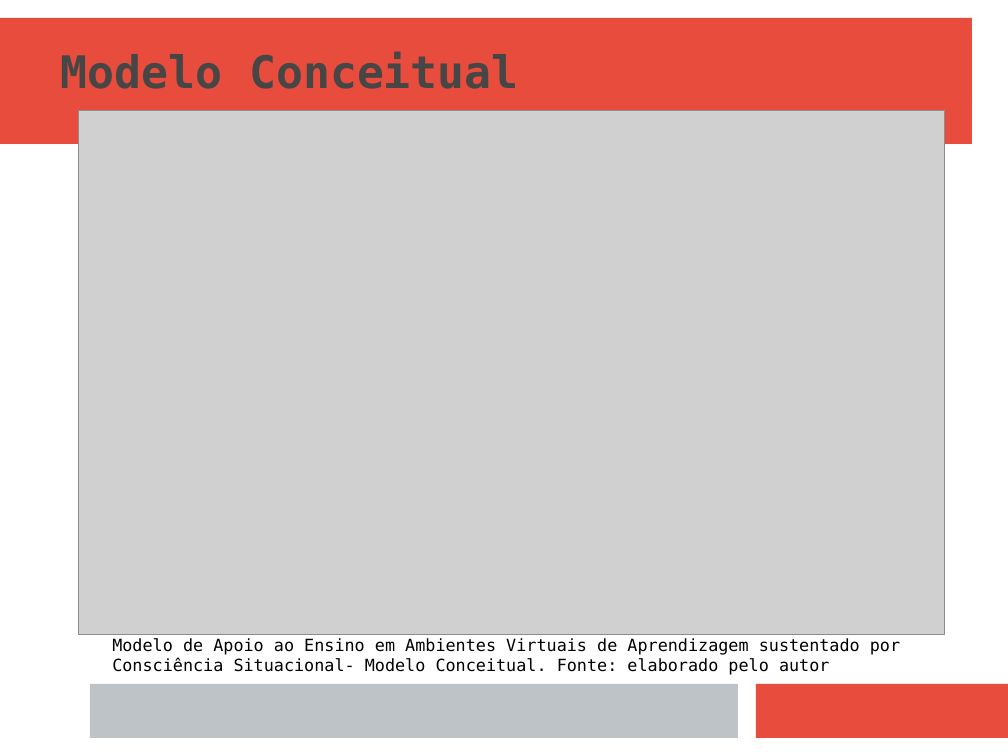
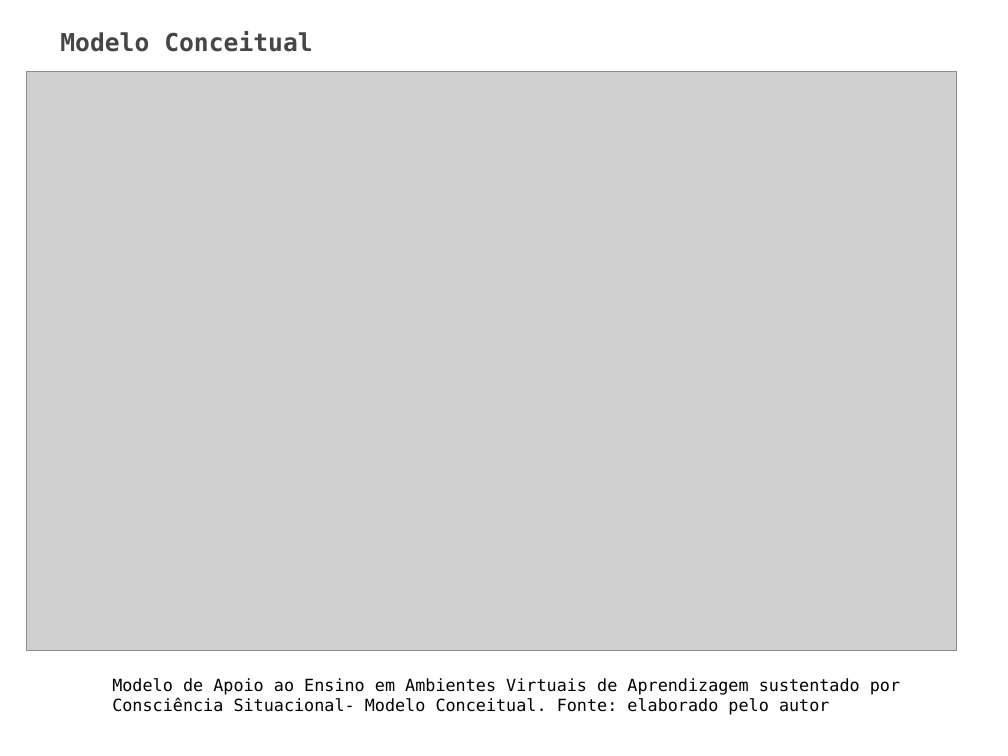
Before and after one commit to naninmartins/TCC-Modelo-de-AVA-com-CS-e-MDE, a slide deck: slide 16 of MODELO DE APOIO AO ENSINO EM AMBIENTES VIRTUAIS - APRESENTAÇÃO (linux).odp (slide 12 before the commit). Drawn at 1008x756 pixels with LibreOffice and Linux fonts; fonts in the diff are those of the drawing; grey boxes stand for pictures. Boxes give left, top, right and bottom in pixels: in the first picture for what was removed or moved away, otherwise in the second. Text is boxed around its words. In the diff, an @@ line names an element or a change of style, - is before the commit and + after.

```diff
--- a/MODELO DE APOIO AO ENSINO EM AMBIENTES VIRTUAIS - APRESENTAÇÃO (linux).odp
+++ b/MODELO DE APOIO AO ENSINO EM AMBIENTES VIRTUAIS - APRESENTAÇÃO (linux).odp
@@ rectangle removed at (x1=0, y1=18, x2=972, y2=144) @@
@@ title "Modelo Conceitual" at (x1=60, y1=31, x2=313, y2=52): size 32 to 17.6 pt; line spacing 1 to 0.8 @@
@@ picture resized from (x1=79, y1=110, x2=944, y2=634) to (x1=26, y1=72, x2=957, y2=651) @@
@@ rectangle removed at (x1=90, y1=684, x2=738, y2=739) @@
@@ text "Modelo de Apoio ao Ensino ..." moved from (x1=112, y1=638, x2=900, y2=675) to (x1=112, y1=678, x2=900, y2=715) @@
@@ rectangle removed at (x1=756, y1=684, x2=1008, y2=739) @@
```
Also in this commit, not shown: 19 other slides changed, 4 slides added, 7 other files.
